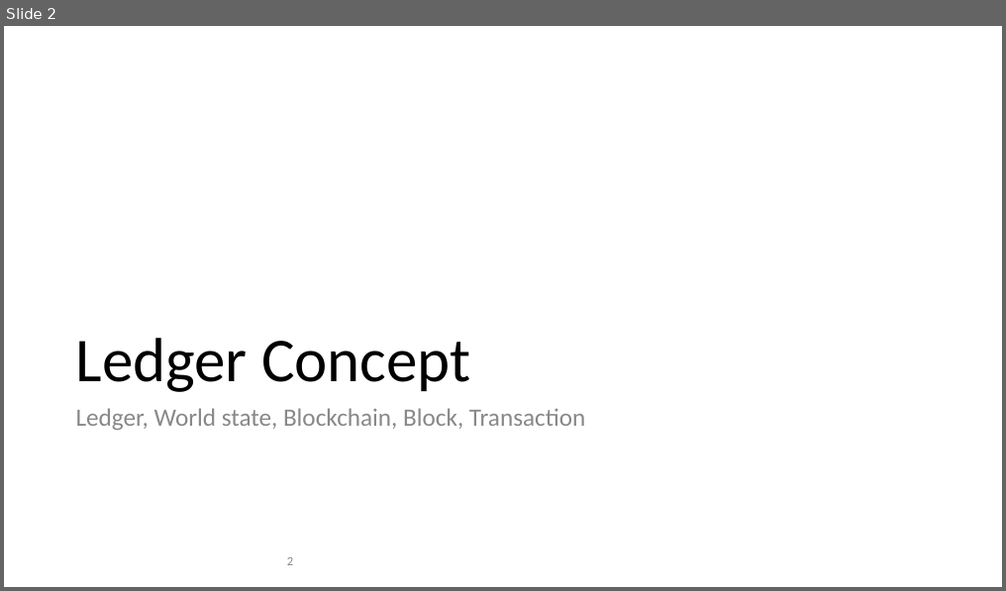
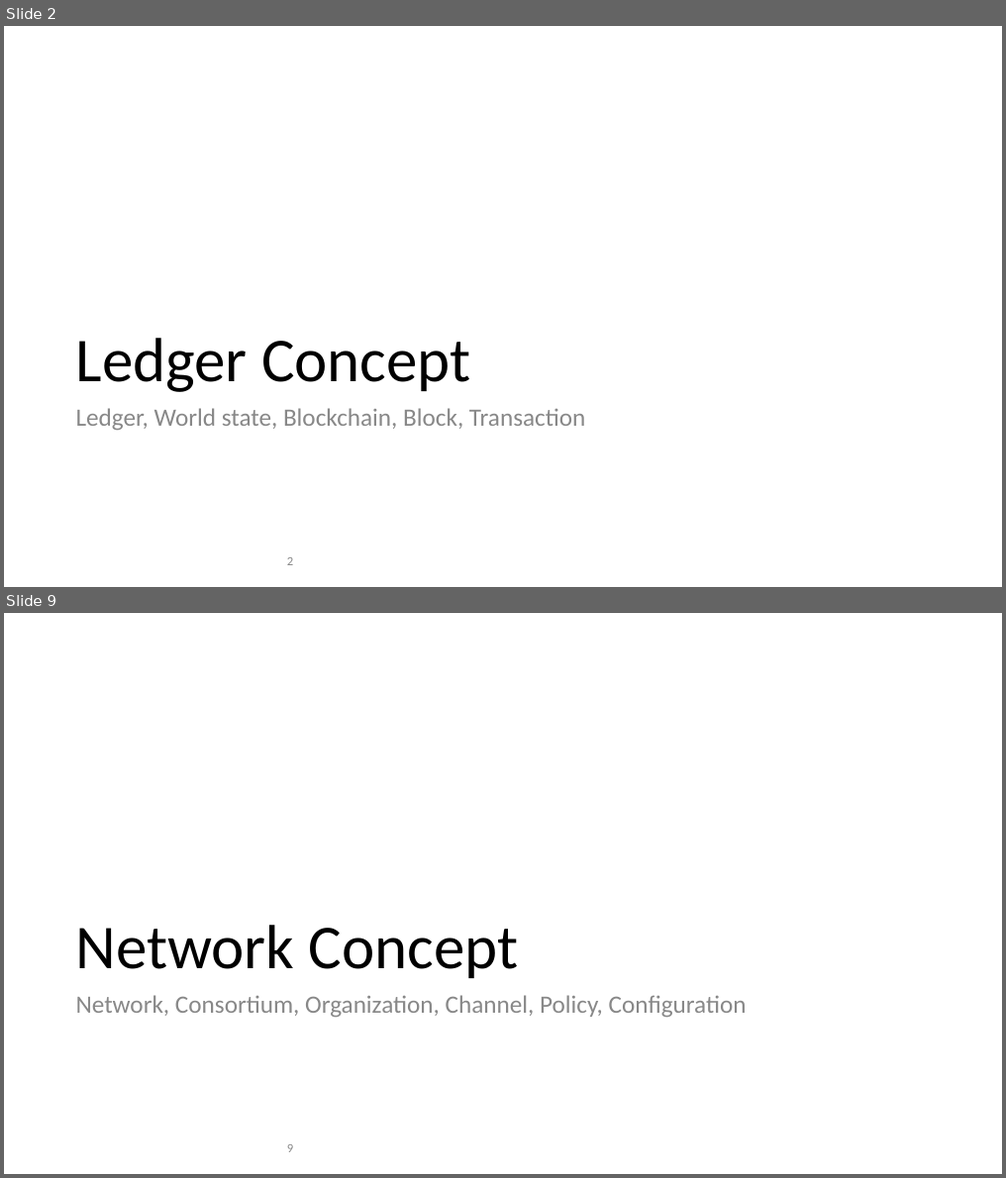
Before and after one commit to hyperledger/fabric, a slide deck: docs/source/diagrams/diagrams.pptx. Shown one above the other, each under a label of ours: slide 2 before the commit, slides 2 and 9 after it; the slides between them are not shown. The pictures are 1006x591 and 1006x1178 pixels, drawn with LibreOffice and Linux fonts; fonts in the diff are those of the drawing. Boxes give left, top, right and bottom in pixels: in the first picture for what was removed or moved away, otherwise in the second. Text is boxed around its words. In the diff, an @@ line names an element or a change of style, - is before the commit and + after.

Commit message:
FAB-9388: Blockchain Network concept topic
Added links to glossary terms.
Final edits in preparation for +2 review.

```diff
--- a/docs/source/diagrams/diagrams.pptx
+++ b/docs/source/diagrams/diagrams.pptx
@@ slide 9 added at (x1=4, y1=613, x2=1002, y2=1174), background #FFFFFF @@
@@ title added at (x1=76, y1=925, x2=519, y2=978), 60 pt, text #000000 @@
+Network Concept
@@ text added at (x1=76, y1=995, x2=746, y2=1017), 24 pt, text #888888 @@
+Network, Consortium, Organization, Channel, Policy, Configuration
@@ page number added at (x1=287, y1=1145, x2=293, y2=1153), 12 pt, text #888888 @@
+9
```
Also in this commit, not shown: 6 slides changed, 16 other slides added, 19 slides removed, 17 other files.
